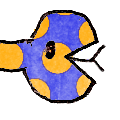
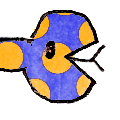
Layer changes from the first w=120, h=120 image to the second:
painted on "snakehead" over 0, 36, 30, 45
painted on "Layer 1" over 0, 36, 30, 45
